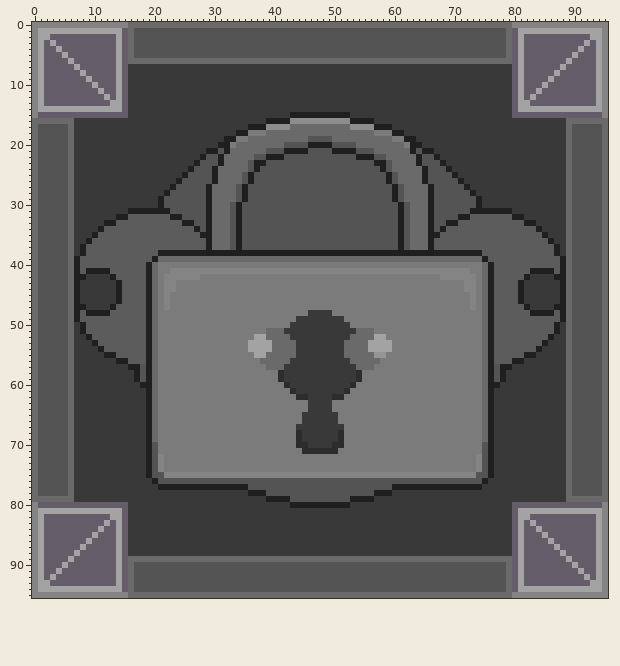
One commit to this pixel-art file: SteamAssets/AchievementLock.ase. The picture above is the old version.
96x96 pixels, 1 frame. Colours within 5 levels of each other are drawn and written as one.
The result:
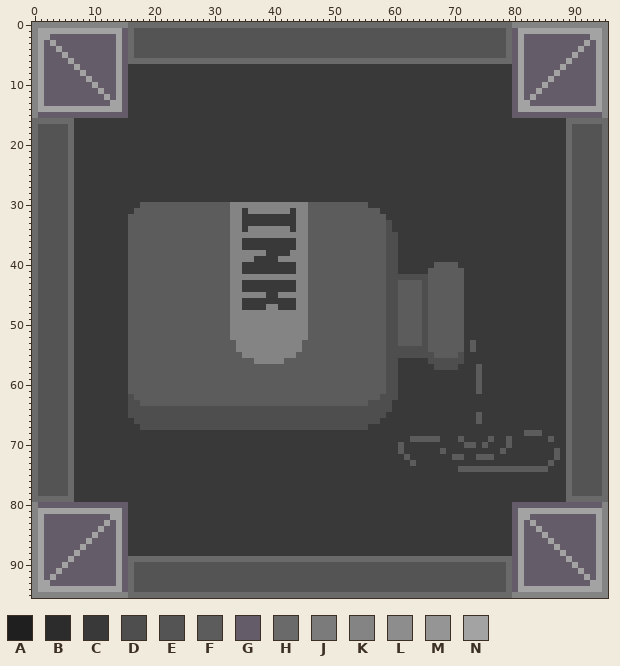
Palette (. is transparent): A #1f1f1f  B #2c2c2c  C #393939  D #4e4e4e  E #545454  F #5c5c5c  G #655c6a  H #6a6a6a  J #7b7b7b  K #848484  L #8d8d8d  M #959595  N #a3a3a3
Changes in this commit:
layer "Achievement Icon" added
layer "Lock" now hidden
layer "BallaBackground" removed
layer "Keyhole" removed
layer "Keyhole2" removed
layer "Keyhole3" removed
layer "Layer 4" removed
layer "Outlines" removed
Changed rows in their new state; - is an unchanged pixel.
first column x 7:
15 ------------------------------------CCCCCCCCCC------------------------------------
16 --------------------------------CCCCCCCCCCCCCCCCCC--------------------------------
17 -----------------------------CCCCCCCCCCCCCCCCCCCCCCCC-----------------------------
18 ---------------------------CCCCCCCCCCCCCCCCCCCCCCCCCCCC---------------------------
19 -------------------------CCCCCCCCCCCCCCCCCCCCCCCCCCCCCCCC-------------------------
20 ------------------------CCCCCCCCCCCCCCCCCCCCCCCCCCCCCCCCCC------------------------
21 ----------------------CCCCCCCCCCCCCCCCCCCCCCCCCCCCCCCCCCCCCC----------------------
22 ---------------------CCCCCCCCCCCCCCCCCCCCCCCCCCCCCCCCCCCCCCCC---------------------
23 --------------------CCCCCCCCCCCCCCCCCCCCCCCCCCCCCCCCCCCCCCCCCC--------------------
24 -------------------CCCCCCCCCCCCCCCCCCCCCCCCCCCCCCCCCCCCCCCCCCCC-------------------
25 ------------------CCCCCCCCCCCCCCCCCCCCCCCCCCCCCCCCCCCCCCCCCCCCCC------------------
26 -----------------CCCCCCCCCCCCCCCCCCCCCCCCCCCCCCCCCCCCCCCCCCCCCCCC-----------------
27 ----------------CCCCCCCCCCCCCCCCCCCCCCCCCCCCCCCCCCCCCCCCCCCCCCCCCC----------------
28 ---------------CCCCCCCCCCCCCCCCCCCCCCCCCCCCCCCCCCCCCCCCCCCCCCCCCCCC---------------
29 --------------CCCCCCCCCCCCCCCCCCCCCCCCCCCCCCCCCCCCCCCCCCCCCCCCCCCCCC--------------
30 -----------FFFFFFFFFFFFFFFKKKKKKKKKKKKKFFFFFFFFFFCCCCCCCCCCCCCCCCCCC--------------
31 ---------CFFFFFFFFFFFFFFFFKKCKKKKKKKCKKFFFFFFFFFFFFCCCCCCCCCCCCCCCCCCCCCC---------
32 -------CC-------FFFFFFFFFFKKCCCCCCCCCKKFFFFFFFFFFFFFCCCCCCCCCCCCCCCCCCCCCCC-------
33 -----CCCC---------FFFFFFFFKKCCCCCCCCCKKFFFFFFFFFFFFFDCCCCCCCCCCCCCCCCCCCCCCCC-----
34 ----CCCCC-----------FFFFFFKKCKKKKKKKCKKFFFFFFFFFFFFFDCCCCCCCCCCCCCCCCCCCCCCCCC----
35 ---CCCCCC------------FFFFFKKKKKKKKKKKKKFFFFFFFFFFFFFDDCCCCCCCCCCCCCCCCCCCCCCCCC---
36 --CCCCCCC-------------FFFFKKCCCCCCCCCKKFFFFFFFFFFFFFDDCCCCCCCCCCCCCCCCCCCCCCCCCC--
37 -CCCCCCCC-------------FFFFKKCCCCCCCCCKKFFFFFFFFFFFFFDDCCCCCCCCCCCCCCCCCCCCCCCCCCC-
38 -CCCCCCCC-----FFFFFFFFFFFFKKKKKKCCCCKKKFFFFFFFFFFFFFDDCCCCCCCCCCCCCCCCCCCCCCCCCCC-
39 CCCCCCCCC----FFFFFFFFFFFFFKKKKCCCCKKKKKFFFFFFFFFFFFFDDCCCCCCCCCCCCCCCCCCCCCCCCCCCC
40 CCCCCCCCC---FFFFFFFFFFFFFFKKCCCCCCCCCKKFFFFFFFFFFFFFDDCCCCCCFFFFCCCCCCCCCCCCCCCCCC
41 CCCCCCCCC---FFFFFFFFFFFFFF--CCCCCCCCC--FFFFFFFFFFFFFDDCCCCCFFFFFFCCCCCCCCCCCCCCCCC
42 CC----CCC---FFFFFFFFFFFFFFKKKKKKKKKKKKKFFFFFFFFFFFFFDDDDDDDFFFFFFCCCCCCCCCCC----CC
43 C------CC---FFFFFFFFFFFFFFKKCCCCCCCCCKKFFFFFFFFFFFFFDDFFFFDFFFFFFCCCCCCCCCC------C
44 C------CC---FFFFFFFFFFFFFFKKCCCCCCCCCKKFFFFFFFFFFFFFDDFFFFDFFFFFFCCCCCCCCCC------C
45 C------CC---FFFFFFFFFFFFFFKKKKKKCCKKKKKFFFFFFFFFFFFFDDFFFFDFFFFFFCCCCCCCCCC------C
46 C------CC---FFFFFFFFFFFFFFKKCCCCCCCCCKKFFFFFFFFFFFFFDDFFFFDFFFFFFCCCCCCCCCC------C
47 CC----CCC---FFFFFFFFFFFFFFKKCCCCKKCCCKKFFFFFFFFFFFFFDDFFFFDFFFFFFCCCCCCCCCCC----CC
48 CCCCCCCCC---FFFFFFFFFFFFFFKKKKKKKKKKKKKFFFFFFFFFFFFFDDFFFFDFFFFFFCCCCCCCCCCCCCCCCC
49 CCCCCCCCC---FFFFFFFFFFFFFFKKKKKKKKKKKKKFFFFFFFFFFFFFDDFFFFDFFFFFFCCCCCCCCCCCCCCCCC
50 -CCCCCCCC---FFFFFFFFFFFFFFKKKKKKKKKKKKKFFFFFFFFFFFFFDDFFFFDFFFFFFCCCCCCCCCCCCCCCC-
51 -CCCCCCCC---FFFFFFFFFFFFFFKKKKKKKKKKKKKFFFFFFFFFFFFFDDFFFFDFFFFFFCCCCCCCCCCCCCCCC-
52 --CCCCCCC---FFFFFFFFFFFFFFKKKKKKKKKKKKKFFFFFFFFFFFFFDDFFFFDFFFFFFCCCCCCCCCCCCCCC--
53 ---CCCCCC---FFFFFFFFFFFFFFFKKKKKKKKKKKFFFFFFFFFFFFFFDDFFFFDFFFFFFCFCCCCCCCCCCCC---
54 ----CCCCC---FFFFFFFFFFFFFFFKKKKKKKKKKKFFFFFFFFFFFFFFDDDDDDDFFFFFFCFCCCCCCCCCCC----
55 -----CCCC---FFFFFFFFFFFFFFFFKKKKKKKKKFFFFFFFFFFFFFFFDDDDDDDDFFFFDCCCCCCCCCCCC-----
56 -------CC---FFFFFFFFFFFFFFFFFFKKKKKFFFFFFFFFFFFFFFFFDDCCCCCDDDDDDCCCCCCCCCC-------
57 ---------FFFFFFFFFFFFFFFFFFFFFFFFFFFFFFFFFFFFFFFFFFFDDCCCCCCDDDDCCCFCCCCC---------
58 ---------FFFFFFFFFFFFFFFFFFFFFFFFFFFFFFFFFFFFFFFFFFFDDCCCCCCCCCCCCCFCCCC----------
59 ---------FFFFFFFFFFFFFFFFFFFFFFFFFFFFFFFFFFFFFFFFFFFDDCCCCCCCCCCCCCFCCCC----------
60 ---------FFFFFFFFFFFFFFFFFFFFFFFFFFFFFFFFFFFFFFFFFFFDDCCCCCCCCCCCCCFCCC-----------
61 ---------FFFFFFFFFFFFFFFFFFFFFFFFFFFFFFFFFFFFFFFFFFFDDCCCCCCCCCCCCCFCC------------
62 ---------DFFFFFFFFFFFFFFFFFFFFFFFFFFFFFFFFFFFFFFFFFDDDCCCCCCCCCCCCCCCC------------
63 ---------DDFFFFFFFFFFFFFFFFFFFFFFFFFFFFFFFFFFFFFFDDDDCCCCCCCCCCCCCCCCC------------
64 ---------DDDDDDDDDDDDDDDDDDDDDDDDDDDDDDDDDDDDDDDDDDDDCCCCCCCCCCCCCCCCC------------
65 ---------DDDDDDDDDDDDDDDDDDDDDDDDDDDDDDDDDDDDDDDDDDDCCCCCCCCCCCCCCCFCC------------
66 ----------DDDDDDDDDDDDDDDDDDDDDDDDDDDDDDDDDDDDDDDDDCCCCCCCCCCCCCCCCFCC------------
67 -----------DDDDDDDDDDDDDDDDDDDDDDDDDDDDDDDDDDDDDDCCCCCCCCCCCCCCCCCCCCC------------
68 ------------CCCCCCCCCCCCCCCCCCCCCCCCCC------CCCCCCCCCCCCCCCCCCCCCCCCCC-----FFF----
69 ------------CCCCCCCCCCCCCCCCCCCCCCCCCC------CCCCCCCCCCCCFFFFFCCCFCCCCF--F------F--
70 ------------CCCCCCCCCCCCCCCCCCCCCCCCCCC----CCCCCCCCCCCFCCCCCCCCCCFFCFC--F---------
71 ------------CCCCCCCCCCCCCCCCCCCCCCCCCCCCCCCCCCCCCCCCCCFCCCCCCFCCCCCCCC-F--------F-
72 ------------CCCCCCCCCCCCCCCCCCCCCCCCCCCCCCCCCCCCCCCCCCCFCCCCCCCFFCCFFF----------F-
73 ------------CCCCCCCCCCCCCCCCCCCCCCCCCCCCCCCCCCCCCCCCCCCCFCCCCCCCCCCCCC---------F--
74 ------------CCCCCCCCCCCCCCCCCCCCCCCCCCCCCCCCCCCCCCCCCCCCCCCCCCCCFFFFFFFFFFFFFFF---
75 ------------CCCCCCCCCCCCCCCCCCCCCCCCCCCCCCCCCCCCCCCCCCCCCCCCCCCCCCCCCC------------
76 -------------CCCCCCCCCCCCCCCCCCCCCCCCCCCCCCCCCCCCCCCCCCCCCCCCCCCCCCCC-------------
77 --------------CCCCCCCCCCCCCCCCCCCCCCCCCCCCCCCCCCCCCCCCCCCCCCCCCCCCCC--------------
78 -----------------------------CCCCCCCCCCCCCCCCCCCCCCCC-----------------------------
79 --------------------------------CCCCCCCCCCCCCCCCCC--------------------------------
80 ------------------------------------CCCCCCCCCC------------------------------------
Pixel boxes of the changes (left, top, right, bottom) in both pictures:
changed: (74, 112, 566, 508)
